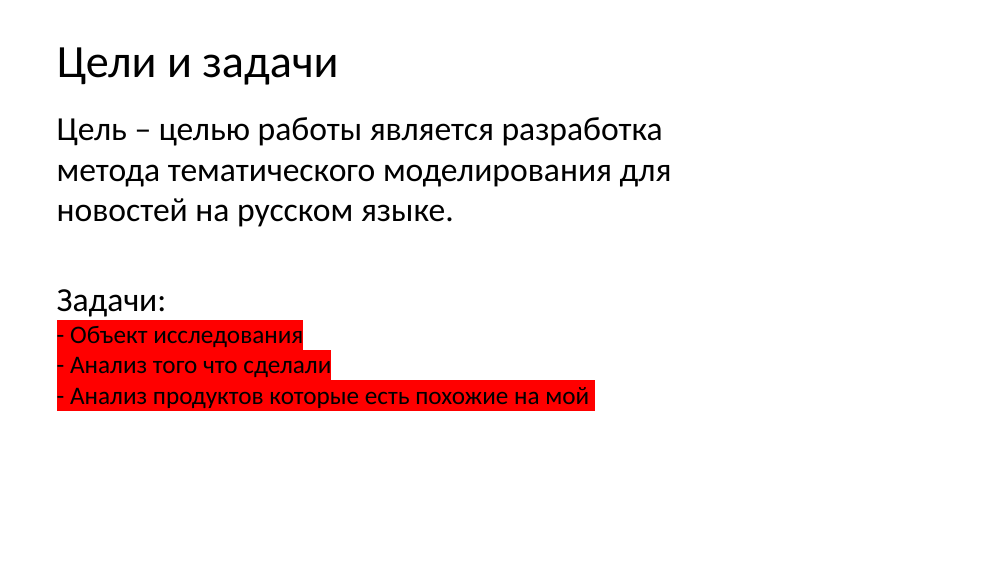
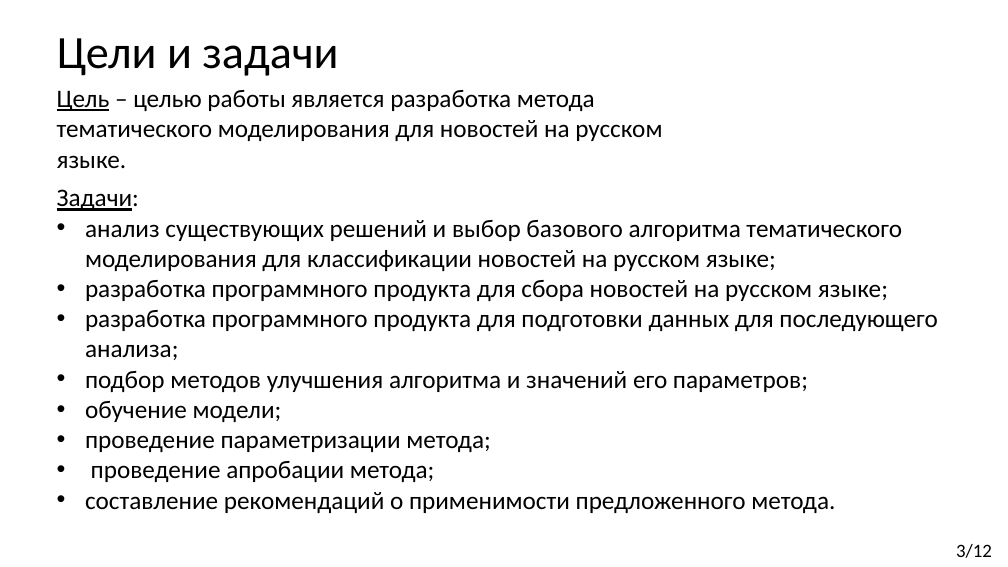
Before and after one commit to Kirmark/bachelor-qualification-work, a slide deck: slide 3 of presentation/presentation.pptx. Drawn at 1008x567 pixels with LibreOffice and Linux fonts; fonts in the diff are those of the drawing. Boxes give left, top, right and bottom in pixels: in the first picture for what was removed or moved away, otherwise in the second. Text is boxed around its words. In the diff, an @@ line names an element or a change of style, - is before the commit and + after.

```diff
--- a/presentation/presentation.pptx
+++ b/presentation/presentation.pptx
@@ subtitle "Цели и задачи": place and size @@
-subtitle "Цели и задачи" at [57, 47, 338, 85]
+subtitle "Цели и задачи" at [57, 38, 338, 76]
@@ text "Цель – целью работы является ...": place and size @@
-text "Цель – целью работы является ..." at [57, 117, 672, 227]
+text "Цель – целью работы является ..." at [57, 90, 662, 168]
@@ text "Цель – целью работы является ..." at [57, 90, 662, 168]: size 32 to 24 pt; underline on in "Цель" @@
@@ text "Задачи:": place and size @@
-text "Задачи:" at [57, 289, 589, 408]
+text "Задачи:" at [57, 189, 937, 513]
@@ text at [57, 189, 139, 211]: size 32 to 24 pt, underline on in "Задачи:" @@
@@ text at [85, 220, 937, 513]: text changed @@
-- Объект исследования
-- Анализ того что сделали
-- Анализ продуктов которые есть похожие на мой
+• анализ существующих решений и выбор базового алгоритма тематического моделирования для классификации новостей на русском языке;
+• разработка программного продукта для сбора новостей на русском языке;
+• разработка программного продукта для подготовки данных для последующего анализа;
+• подбор методов улучшения алгоритма и значений его параметров;
+• обучение модели;
+• проведение параметризации метода;
+• проведение апробации метода;
+• составление рекомендаций о применимости предложенного метода.
@@ text added at [956, 544, 992, 558], 18 pt, text #000000 @@
+3/12
```
Also in this commit, not shown: 4 other slides changed, 7 slides added, 7 slides removed, 13 other files.
